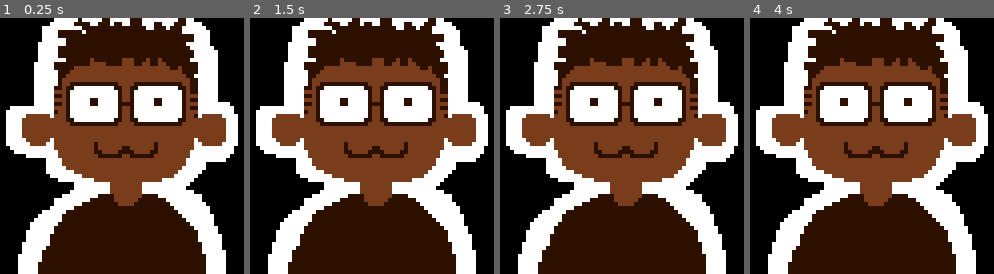
Above: before the commit, frames 1-4 (left to right).
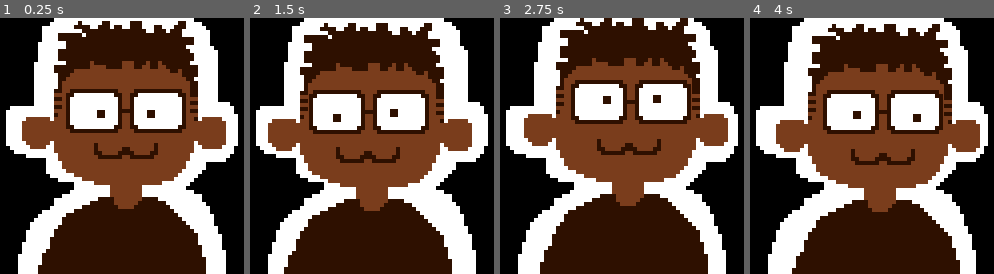
Above: after the commit, the same moments.

Repository: HotNoggin/desktop-me
Game: Godot game, scene res://scenes/me.tscn
Two runs of this game, one before a commit and one after it. Both use one fixed random seed, a clock stepped at 60 frames per second and the inputs below.
Inputs (mouse positions are in pixels of both pictures, inside the frame that each line leads up to):
- Up to frame 1 (0.25 s): no input
- Up to frame 2 (1.5 s): tap Enter at 0.5 s; move the mouse to (433, 133) at 0.52 s; tap Space at 1.25 s; move the mouse to (325, 158) at 1.27 s
- Up to frame 3 (2.75 s): tap Enter at 2 s; move the mouse to (651, 89) at 2.02 s
- Up to frame 4 (4 s): tap Space at 2.75 s; move the mouse to (862, 197) at 2.77 s; tap Enter at 3.5 s; move the mouse to (952, 184) at 3.52 s

The runs differ from the first frame. In frame 1, 8.8% of the frame differs, in the area x 9-93%, y 0-97%; in frame 2, 16%; in frame 3, 7.0%; in frame 4, 17%, in the area x 9-95%, y 0-100%.

Commit message:
lookin at the mouse

Diff:
--- /dev/null
+++ b/project/default_bus_layout.tres
@@ -0,0 +1,14 @@
+[gd_resource type="AudioBusLayout" load_steps=2 format=3 uid="uid://cbm2pd1fcdf8b"]
+
+[sub_resource type="AudioEffectRecord" id="AudioEffectRecord_vahjw"]
+resource_name = "Record"
+
+[resource]
+bus/1/name = &"Mic Input"
+bus/1/solo = false
+bus/1/mute = false
+bus/1/bypass_fx = false
+bus/1/volume_db = 0.0
+bus/1/send = &"Master"
+bus/1/effect/0/effect = SubResource("AudioEffectRecord_vahjw")
+bus/1/effect/0/enabled = true
--- a/project/project.godot
+++ b/project/project.godot
@@ -16,6 +16,19 @@
 boot_splash/show_image=false
 config/icon="res://assets/graphics/me_icon.png"
 
+[audio]
+
+driver/enable_input=true
+
+[debug]
+
+gdscript/warnings/untyped_declaration=2
+gdscript/warnings/inferred_declaration=2
+gdscript/warnings/unsafe_property_access=1
+gdscript/warnings/unsafe_method_access=1
+gdscript/warnings/unsafe_cast=1
+gdscript/warnings/unsafe_call_argument=1
+
 [display]
 
 window/size/viewport_width=64
@@ -24,7 +37,7 @@
 window/size/transparent=true
 window/size/window_width_override=384
 window/size/window_height_override=384
-window/stretch/mode="viewport"
+window/stretch/mode="canvas_items"
 window/stretch/aspect="expand"
 window/per_pixel_transparency/allowed=true
 
--- a/project/scenes/me.tscn
+++ b/project/scenes/me.tscn
@@ -1,13 +1,17 @@
-[gd_scene load_steps=9 format=3 uid="uid://sjnds611sod2"]
+[gd_scene load_steps=12 format=3 uid="uid://sjnds611sod2"]
 
 [ext_resource type="Texture2D" uid="uid://cm83wgisqbuk5" path="res://assets/graphics/body.png" id="1_7lp72"]
 [ext_resource type="Texture2D" uid="uid://d0m42i4mf7mup" path="res://assets/graphics/head.png" id="1_lnjt5"]
 [ext_resource type="Texture2D" uid="uid://ba7vfvu08xmup" path="res://assets/graphics/outline.png" id="1_tqon1"]
+[ext_resource type="Script" path="res://scripts/volume_input.gd" id="2_3uecq"]
 [ext_resource type="Texture2D" uid="uid://cu4unmf4habag" path="res://assets/graphics/glasses.png" id="2_q1ijr"]
 [ext_resource type="Texture2D" uid="uid://dxwv8xqnsweue" path="res://assets/graphics/ears.png" id="3_hs1ia"]
 [ext_resource type="Texture2D" uid="uid://hm470a6og813" path="res://assets/graphics/cat_mouth.png" id="4_y7ory"]
 [ext_resource type="Texture2D" uid="uid://bbleoe1ycsexw" path="res://assets/graphics/small_eye.png" id="6_8ju20"]
 [ext_resource type="Texture2D" uid="uid://oxfrpe3nxvsv" path="res://assets/graphics/hair.png" id="7_o6cj0"]
+[ext_resource type="Script" path="res://scripts/mouse_look.gd" id="8_xdka4"]
+
+[sub_resource type="AudioStreamMicrophone" id="AudioStreamMicrophone_12ep5"]
 
 [node name="Me" type="Node2D"]
 
@@ -17,6 +21,21 @@
 texture = ExtResource("1_tqon1")
 
 [node name="Avatar" type="Node2D" parent="."]
+position = Vector2(0, 1)
+
+[node name="VolumeInput" type="Node" parent="Avatar" node_paths=PackedStringArray("stream_player", "timer")]
+script = ExtResource("2_3uecq")
+stream_player = NodePath("MicInput")
+timer = NodePath("MicResetTimer")
+
+[node name="MicInput" type="AudioStreamPlayer" parent="Avatar/VolumeInput"]
+stream = SubResource("AudioStreamMicrophone_12ep5")
+autoplay = true
+bus = &"Mic Input"
+
+[node name="MicResetTimer" type="Timer" parent="Avatar/VolumeInput"]
+wait_time = 5.0
+autostart = true
 
 [node name="Body" type="Sprite2D" parent="Avatar"]
 texture = ExtResource("1_7lp72")
@@ -30,23 +49,41 @@
 texture = ExtResource("3_hs1ia")
 offset = Vector2(0, 4)
 
+[node name="Hair" type="Sprite2D" parent="Avatar/Head"]
+texture = ExtResource("7_o6cj0")
+
 [node name="Glasses" type="Sprite2D" parent="Avatar/Head"]
 position = Vector2(0, -10)
 texture = ExtResource("2_q1ijr")
 offset = Vector2(0, 10)
 
+[node name="MouseLook" type="Node" parent="Avatar/Head/Glasses"]
+script = ExtResource("8_xdka4")
+max_distance = 1.0
+
 [node name="LeftEye" type="Sprite2D" parent="Avatar/Head"]
 position = Vector2(-8, -11)
 texture = ExtResource("6_8ju20")
+
+[node name="MouseLook" type="Node" parent="Avatar/Head/LeftEye"]
+script = ExtResource("8_xdka4")
 
 [node name="RightEye" type="Sprite2D" parent="Avatar/Head"]
 position = Vector2(8, -11)
 texture = ExtResource("6_8ju20")
 flip_h = true
 
+[node name="MouseLook" type="Node" parent="Avatar/Head/RightEye"]
+script = ExtResource("8_xdka4")
+
 [node name="Mouth" type="Sprite2D" parent="Avatar/Head"]
 position = Vector2(0, 1)
 texture = ExtResource("4_y7ory")
 
-[node name="Hair" type="Sprite2D" parent="Avatar/Head"]
-texture = ExtResource("7_o6cj0")
+[node name="MouseLook" type="Node" parent="Avatar/Head/Mouth"]
+script = ExtResource("8_xdka4")
+max_distance = 1.0
+
+[node name="MouseLook" type="Node" parent="Avatar"]
+script = ExtResource("8_xdka4")
+max_distance = 1.0
--- /dev/null
+++ b/project/scripts/mouse_look.gd
@@ -0,0 +1,24 @@
+class_name MouseLook
+extends Node
+
+@export var target: Node2D
+@export var auto_offset: bool = true
+@export var offset: Vector2
+@export var max_distance: float = 3
+@export_range(-1, 1) var intensity: float = 0.3
+
+
+func _ready() -> void:
+	if not target:
+		target = get_parent()
+	if auto_offset:
+		offset = target.position
+
+
+func _process(_delta: float) -> void:
+	# The position relative to the target (the target is the origin)
+	target.position = offset
+	var mouse_pos: Vector2 = target.to_local(target.get_global_mouse_position())
+	var set_position: Vector2 = mouse_pos * intensity
+	set_position = set_position.limit_length(max_distance)
+	target.position = offset + set_position
--- /dev/null
+++ b/project/scripts/volume_input.gd
@@ -0,0 +1,26 @@
+class_name VolumeInput
+extends Node
+
+@export var stream_player: AudioStreamPlayer
+@export var timer: Timer
+
+var bus_idx: int
+var current_volume: float
+
+
+func _ready() -> void:
+	bus_idx = AudioServer.get_bus_index("Mic Input")
+	timer.timeout.connect(_on_timer_timeout)
+
+
+func _process(_delta: float) -> void:
+	var audio_sample: float = AudioServer.get_bus_peak_volume_left_db(bus_idx, 0)
+	var linear_sample: float = db_to_linear(audio_sample)
+	current_volume = linear_sample
+
+
+func _on_timer_timeout() -> void:
+	# Hacky reset to avoid a bug where the mic starts to delay over time
+	stream_player.playing = false
+	await get_tree().create_timer(1.0).timeout
+	stream_player.playing = true
